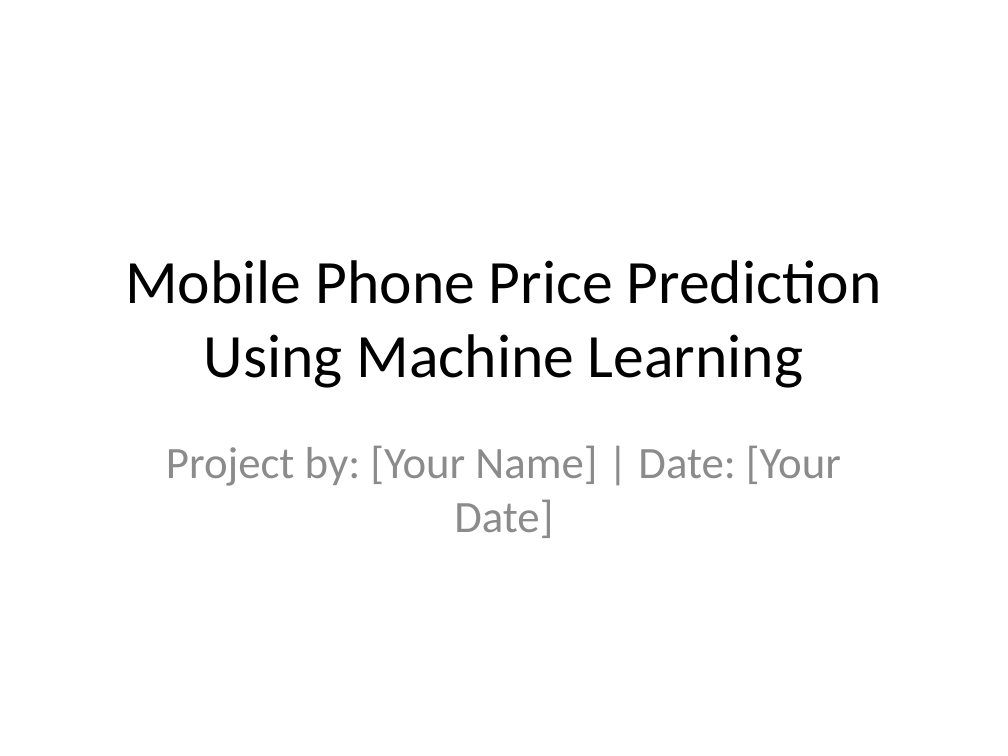
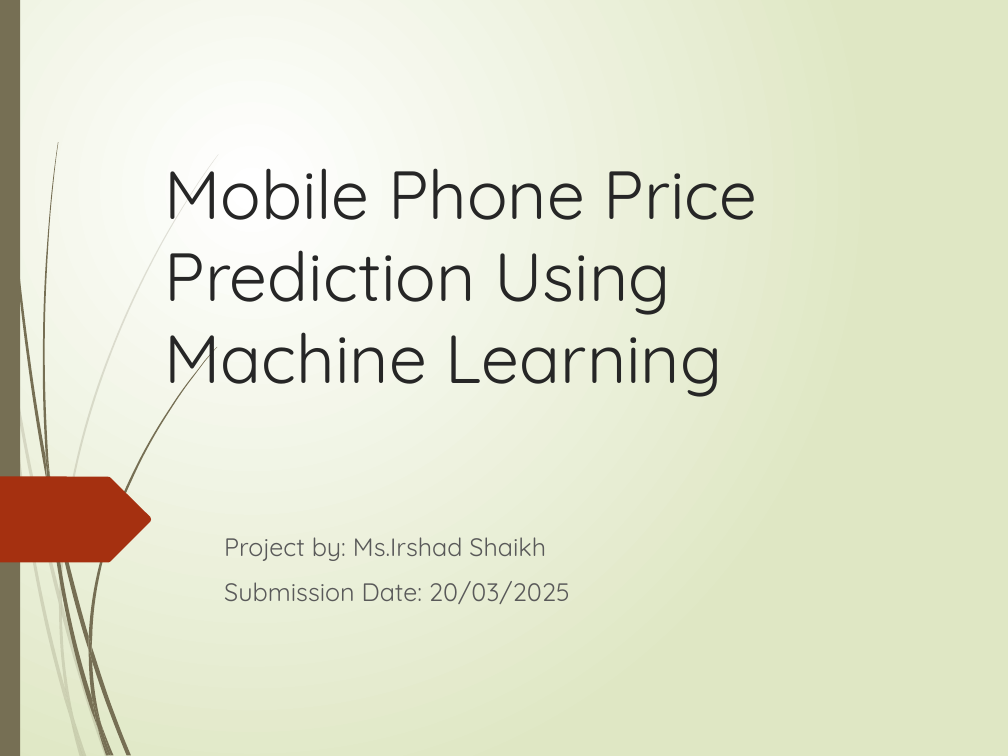
Before and after one commit to IrshadShaikh3181/Next_Hike-Project4, a slide deck: slide 1 of Mobile_Price_Prediction_Presentation1.pptx. Drawn at 1008x756 pixels with LibreOffice and Linux fonts; fonts in the diff are those of the drawing. Boxes give left, top, right and bottom in pixels: in the first picture for what was removed or moved away, otherwise in the second. Text is boxed around its words. In the diff, an @@ line names an element or a change of style, - is before the commit and + after.

```diff
--- a/Mobile_Price_Prediction_Presentation1.pptx
+++ b/Mobile_Price_Prediction_Presentation1.pptx
@@ background #FFFFFF to gradient #FFFFFF to #DFE8C4 @@
@@ rectangle added at <box>0,0,20,756</box>, fill #766F54 @@
@@ title "Mobile Phone Price Prediction Using ...": place and size @@
-title "Mobile Phone Price Prediction Using ..." at <box>125,260,882,388</box>
+title "Mobile Phone Price Prediction Using ..." at <box>165,168,758,401</box>
@@ title "Mobile Phone Price Prediction Using ..." at <box>165,168,758,401</box>: size 44 to 48.6 pt, font Calibri to Quicksand, text colour #000000 to #262626; alignment centre to left; vertical alignment middle to bottom @@
@@ freeform shape added at <box>0,477,151,562</box>, fill #A53010 @@
@@ subtitle at <box>224,537,570,604</box>: text changed; size 32 to 18 pt; font Calibri to Quicksand; text colour #8C8C8C to #595959 @@
-Project by: [Your Name] | Date: [Your Date]
+Project by: Ms.Irshad Shaikh
+Submission Date: 20/03/2025
@@ group added at <box>0,154,219,756</box>: 10 freeform shapes @@
@@ group added at <box>2,0,218,756</box>: 12 freeform shapes @@
```
Also in this commit, not shown: 10 other slides changed, 14 slides added, 1 slide removed.
